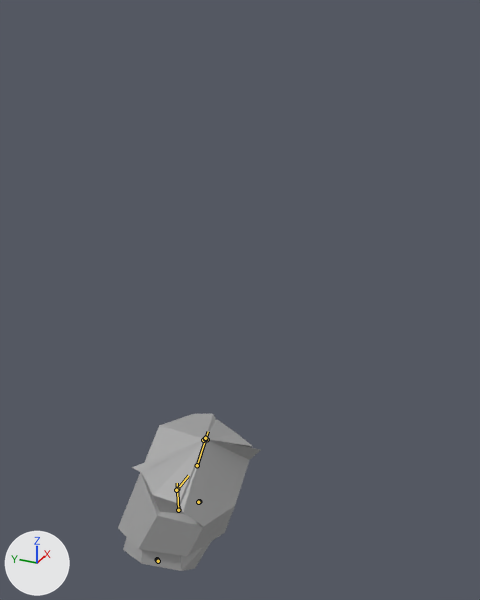
The FBX model Assets/ColtonAssets/Models/MC_Run.fbx, before and after one commit.
Both versions are drawn from a camera (50 mm lens) standing at (-1.818, -1.09, 2.561) and looking at (0.104, -0.225, 1.6). Lighting does not change. The marker at lower left points along +X, +Y and +Z. Both versions are drawn at frame 10 of the action 'Take 001|BaseLayer'; the numbers are the values there. The bones that bend it are drawn over the model as lines.

Names of what the first picture shows: 'MC_model'.
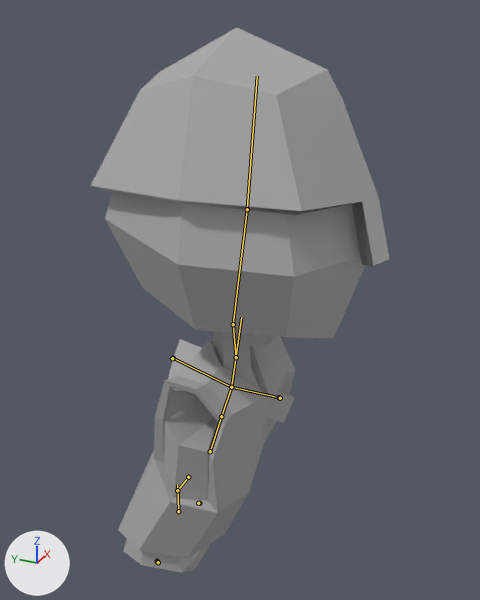
Changed parts and their boxes [x1, y1, x2, y2] in the pictures (480 x 600 px):
'MC_model', posed: before [118, 414, 261, 571]; after [105, 192, 366, 573]
'MCHelmet', posed (not visible before): after [91, 27, 389, 266]
bone 'Root_jnt', root to tip: before (178, 510) to (177, 483); after (178, 511) to (177, 484)
bone 'Spine1_jnt', root to tip: before (176, 490) to (176, 490); after (188, 477) to (188, 477)
bone 'Spine2_ctrl', root to tip: before (197, 465) to (208, 431); after (210, 451) to (221, 416)
bone 'Spine2_jnt', root to tip: before (197, 465) to (205, 439); after (221, 416) to (231, 387)
bone 'Spine3_jnt', root to tip: before (205, 439) to (205, 439); after (231, 387) to (231, 387)
bone 'LShoulder_ctrl', root to tip: before (206, 439) to (206, 438); after (231, 387) to (241, 317)
bone 'RShoulder_ctrl', root to tip: before (205, 439) to (205, 439); after (231, 387) to (241, 317)
bone 'Head_ctrl', root to tip: before (205, 439) to (205, 439); after (236, 357) to (233, 324)
bone 'Neck_jnt', root to tip: before (205, 439) to (205, 438); after (233, 324) to (247, 209)
bone 'Head_jnt', root to tip: before (205, 438) to (205, 437); after (247, 209) to (257, 76)

The change in detail:
Bone 'Root_jnt' (bone_root_jnt) moves from (0.0, -3.6, 0.0) to (0.0, -4.3, 0.0).
Bone 'Spine1_jnt' (bone_spine1_jnt) moves from (0.0, -10.8, 0.0) to (0.0, 0.0, 0.0).
Bone 'Spine2_ctrl' (bone_spine2_ctrl) turns from (-16, -12, 3) to (-16, -10, 3) degrees about its own x, y and z.
Bone 'Spine2_jnt' (bone_spine2_jnt) moves from (0.0, -18.0, 0.0) to (0.0, 0.0, 0.0).
Bone 'Spine3_jnt' (bone_spine3_jnt) is rescaled from (0.01, 0.01, 0.01) to (1.0, 1.0, 1.0).
Bone 'LShoulder_ctrl' (bone_lshoulder_ctrl) moves from (28.0, 0.0, 0.0) to (0.0, 0.0, 0.0).
Bone 'RShoulder_ctrl' (bone_rshoulder_ctrl) moves from (-28.0, 0.0, 0.0) to (0.0, 0.0, 0.0).
Bone 'Head_ctrl' (bone_head_ctrl) turns from (-15, 12, -3) to (-15, 10, -3) degrees about its own x, y and z.
Bone 'Neck_jnt' (bone_neck_jnt) moves from (0.0, -11.9, 2.6) to (0.0, 0.0, 0.0).
Bone 'Head_jnt' (bone_head_jnt) is rescaled from (0.01, 0.01, 0.01) to (1.0, 1.0, 1.0).
